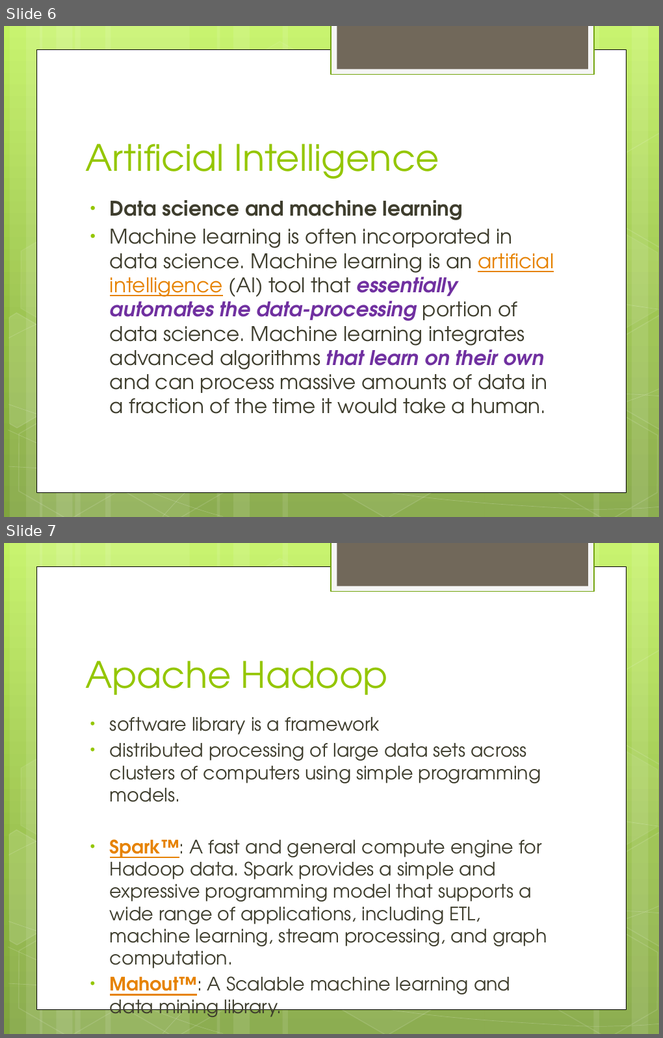
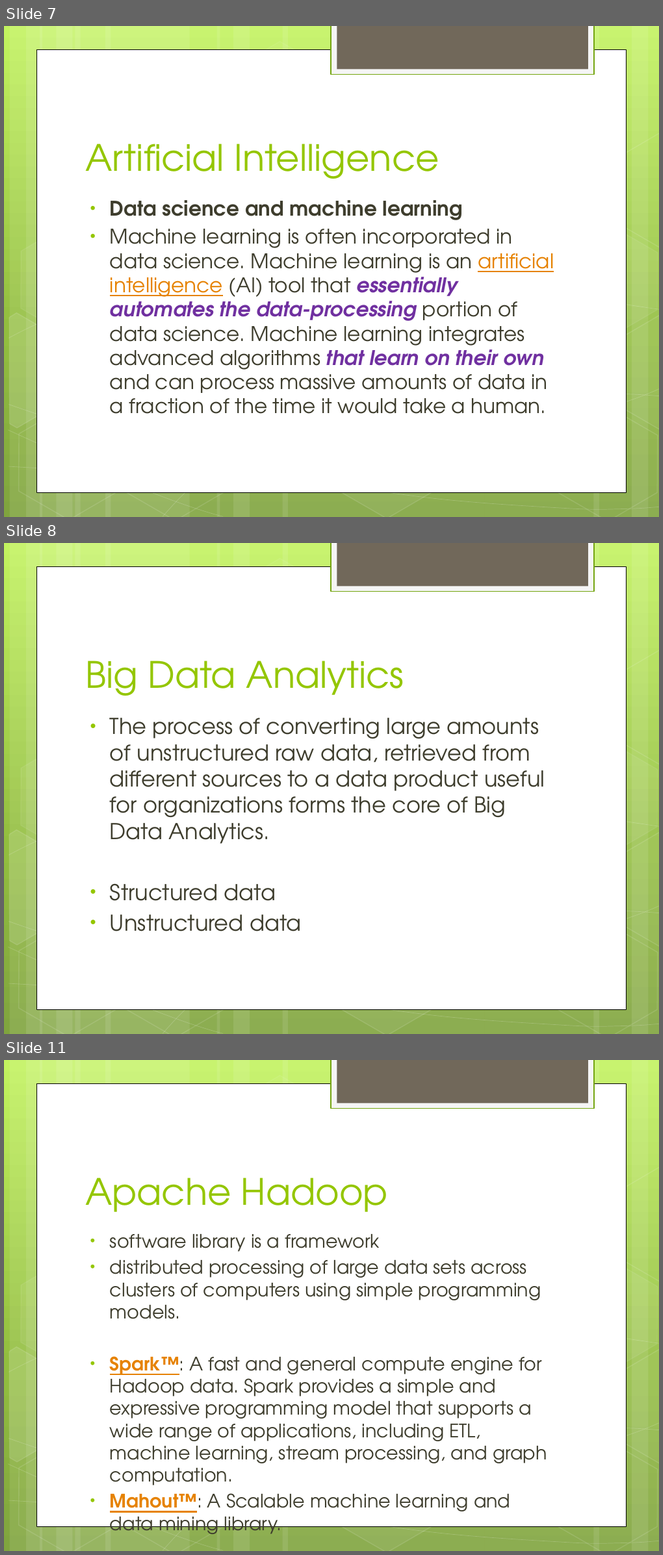
Before and after one commit to gpavankumar1974/Rprogram, a slide deck: Data Science.pptx. Shown one above the other, each under a label of ours: slides 6 and 7 before the commit, slides 7, 8 and 11 after it; the slides between them are not shown. The pictures are 663x1038 and 663x1555 pixels, drawn with LibreOffice and Linux fonts; fonts in the diff are those of the drawing. Boxes give left, top, right and bottom in pixels: in the first picture for what was removed or moved away, otherwise in the second. Text is boxed around its words. In the diff, an @@ line names an element or a change of style, - is before the commit and + after.

Commit message:
Data science

```diff
--- a/Data Science.pptx
+++ b/Data Science.pptx
@@ slide 8 added at box(4, 543, 659, 1034), background gradient #C3F35F to #93BF3F to #81A53E; not listed: 31 template elements that a slide beside it also shows @@
@@ title added at box(85, 661, 404, 696), 40 pt, text #94C600 @@
+Big Data Analytics
@@ text added at box(110, 718, 545, 932), 24 pt, text #3E3D2D @@
+• The process of converting large amounts of unstructured raw data, retrieved from different sources to a data product useful for organizations forms the core of Big Data Analytics.
+• Structured data
+• Unstructured data
@@ what was slide 6 is now slide 7 @@
@@ what was slide 7 is now slide 11 @@
```
Also in this commit, not shown: 6 other slides added.
